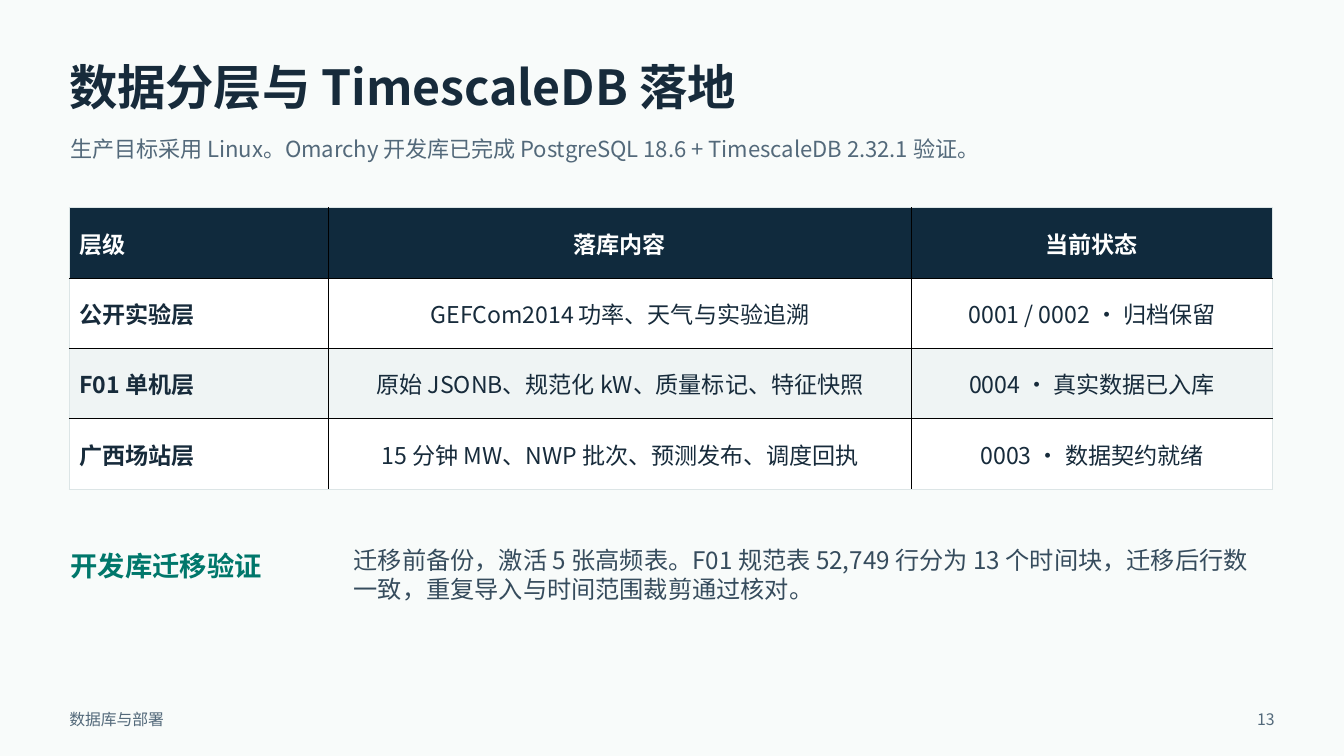
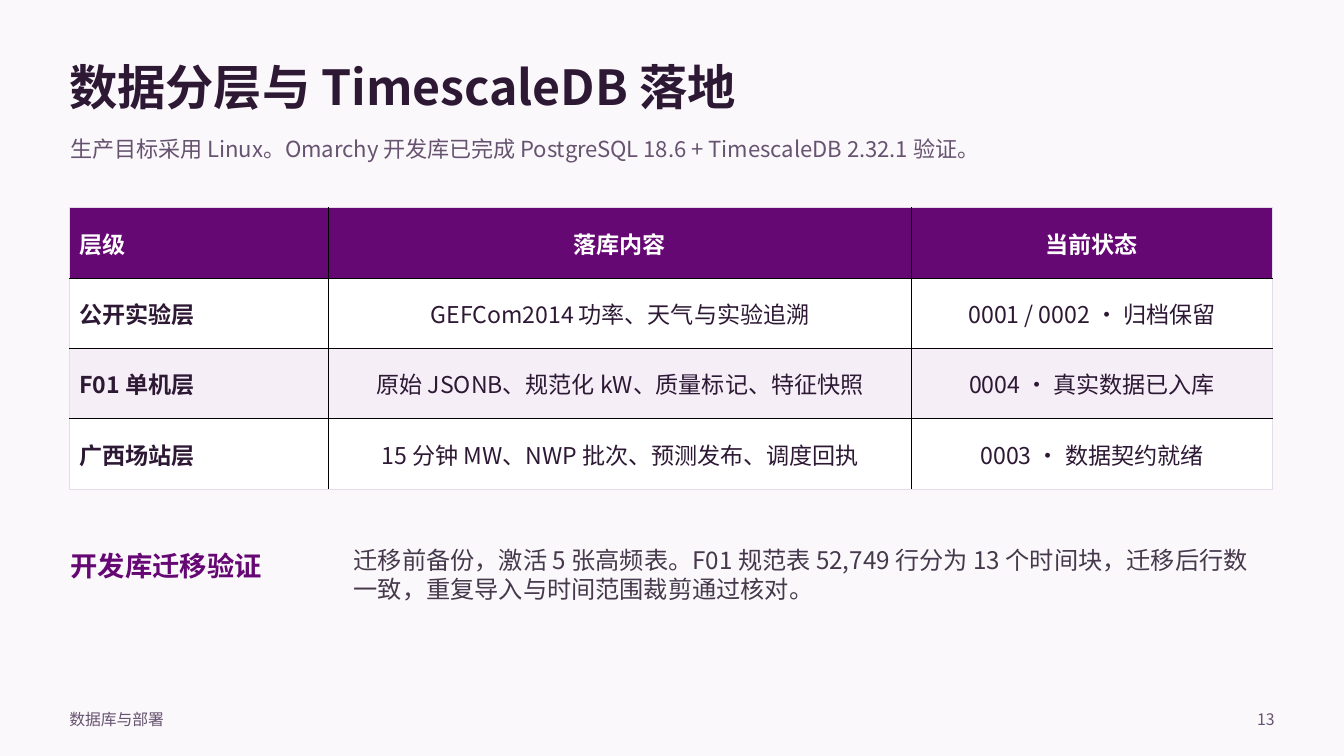
Before and after one commit to Sunhuahai/wind-power-forecasting, a slide deck: slide 13 of docs/研究记录/风电功率预测项目汇报_详版_2026-11-26.pptx. Drawn at 1344x756 pixels with LibreOffice and Linux fonts; fonts in the diff are those of the drawing. Boxes give left, top, right and bottom in pixels: in the first picture for what was removed or moved away, otherwise in the second. Text is boxed around its words. In the diff, an @@ line names an element or a change of style, - is before the commit and + after.

```diff
--- a/docs/研究记录/风电功率预测项目汇报_详版_2026-11-26.pptx
+++ b/docs/研究记录/风电功率预测项目汇报_详版_2026-11-26.pptx
@@ background #F8FBFA to #FBF8FC @@
@@ text "数据分层与 TimescaleDB 落地" at (69,64,735,110): text colour #172B3B to #2E1935 @@
@@ table at (70,208,1272,489) @@
@@ fill #102A3D to #660874 in row 1 @@
@@ fill #EFF4F4 to #F5EEF7 in row 3 @@
@@ text colour #172B3B to #2E1935 @@
@@ borders changed @@
@@ text "迁移前备份，激活 5 张高频表。F01 规范表 52,749 ..." at (354,548,1248,601): text colour #364C5D to #45394B @@
@@ text "开发库迁移验证" at (70,552,261,579): text colour #00776B to #660874 @@
@@ text colour #53697A to #66536F in 3 elements at (70,138,979,163), (69,712,164,726), (1257,713,1275,725) @@
```
Also in this commit, not shown: 29 other slides changed.
